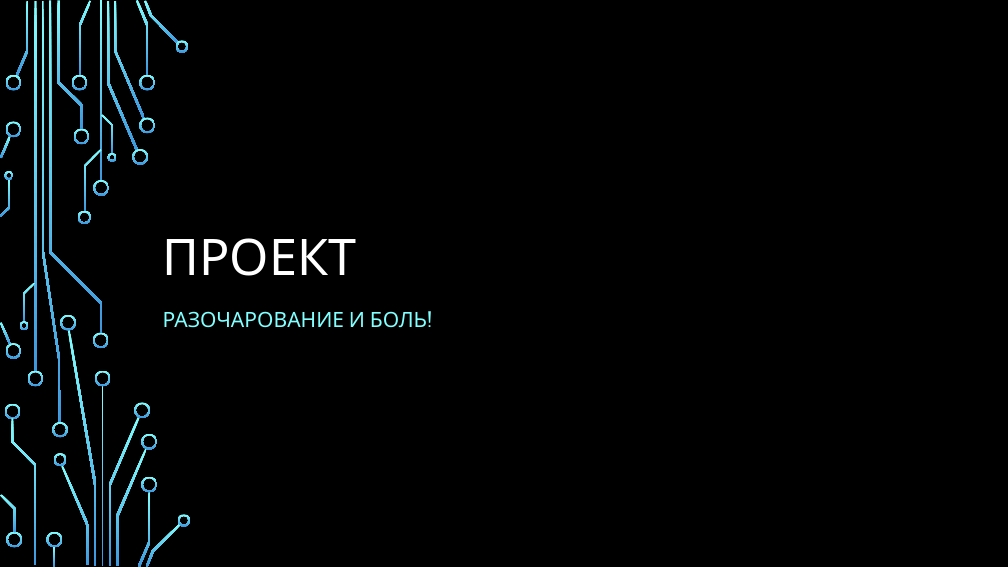
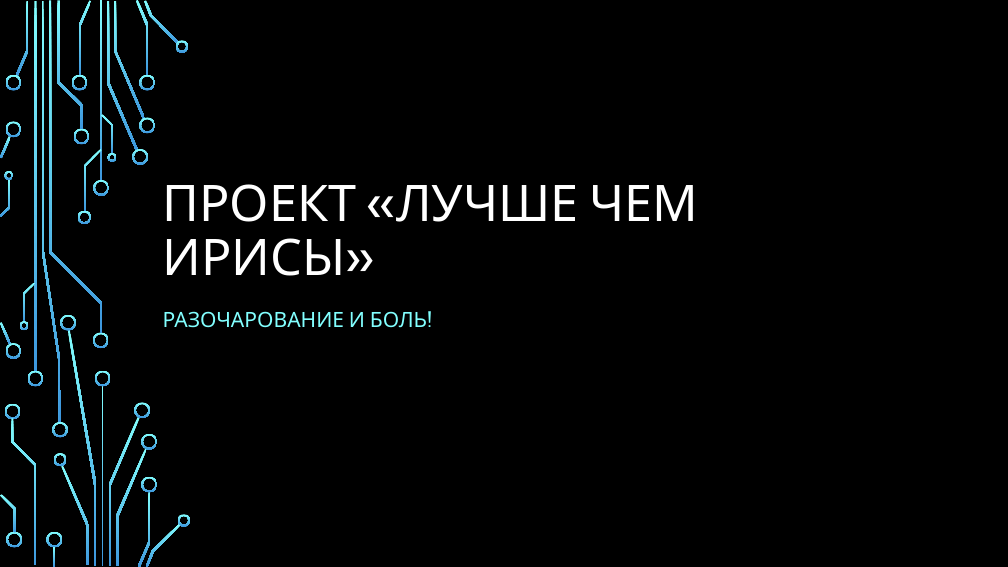
Before and after one commit to MaryaLagun/Data_Science, a slide deck: slide 1 of project/Проект.pptx. Drawn at 1008x567 pixels with LibreOffice and Linux fonts; fonts in the diff are those of the drawing; background and template pictures are left out. Boxes give left, top, right and bottom in pixels: in the first picture for what was removed or moved away, otherwise in the second. Text is boxed around its words. In the diff, an @@ line names an element or a change of style, - is before the commit and + after.

```diff
--- a/project/Проект.pptx
+++ b/project/Проект.pptx
@@ title at [163, 184, 699, 276]: text changed @@
-ПРОЕКТ
+ПРОЕКТ «ЛУЧШЕ ЧЕМ ИРИСЫ»
```
Also in this commit, not shown: 1 other slide changed, 1 slide added, 1 slide removed.
